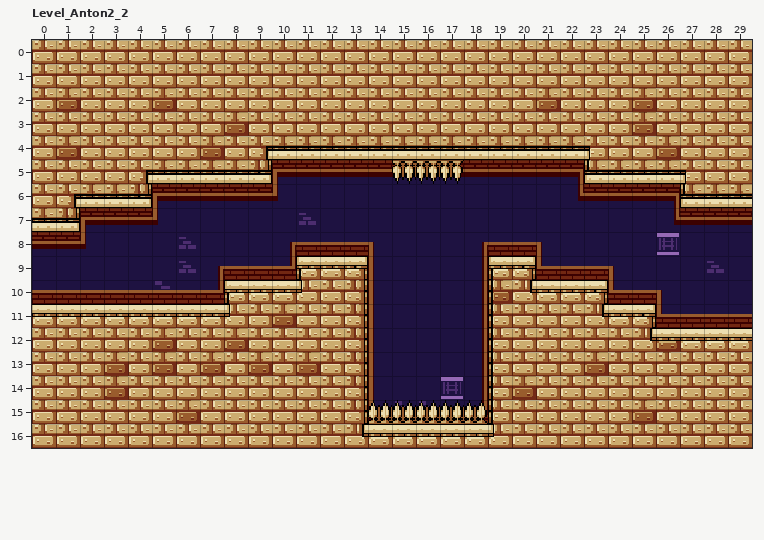
An edit to a level. LDtk project, ldtk_levels/GameWorld.ldtk. This is how it looked before the edit.
Cells are 16x16 px. Shown: Level_Anton2_2 x 0..29, y 0..16. The commit also changed other parts of the map, which this record leaves out.
After the commit:
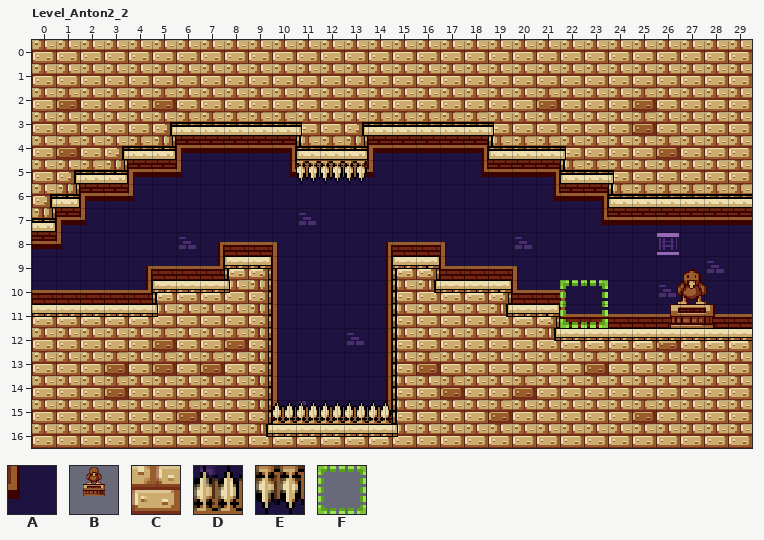
Key: from "Background": A 1 "Background"; from "Checkpoint": B 0; from "Dungeon": C 1 "Dungeon", D 3 "SpikesUp", E 5 "SpikesDown"; from "Rects": F 2.
_ is an empty cell.
Objects are placed by their top-left corner, in cells (3,4 is the top-left corner of cell 3,4); size is 1x1 cell unless given.
Tiles replaced or removed in this view: A, C, D, E.
Difference:
Changed rows in their new state; . is an unchanged cell.
Layer "Background":
first column x 1:
 4 .....AAAAA...AAAAA........
 5 ...AAAAAA............_....
 6 .AAA...................___
 7 A.........................
 9 .......__.AAA.__..AA......
10 ....___..AAAA.____.AAAA...
11 .........AAAA.____...AAAA.
12 .........AAAA.____........
13 .........AAAA.____........
14 .........AAAA.____........
15 .........AAAA.____........
Layer "Dungeon":
first column x 1:
 4 ....._____..._____........
 5 ...______.EEE.___....C....
 6 .___...................CCC
 7 _.........................
 9 .......CC.___.CC..__......
10 ....CCC..____.CCCC.____...
11 .........____.CCCC...____.
12 .........____.CCCC........
13 .........____.CCCC........
14 .........____.CCCC........
15 .........DDDD.CCCC........
Layer "EntitiesLargeGrid":
added: B "Checkpoint" at 25.5,9.5 size 4x4
added: F "CheckpointTrigger" at 22,6 size 2x6
